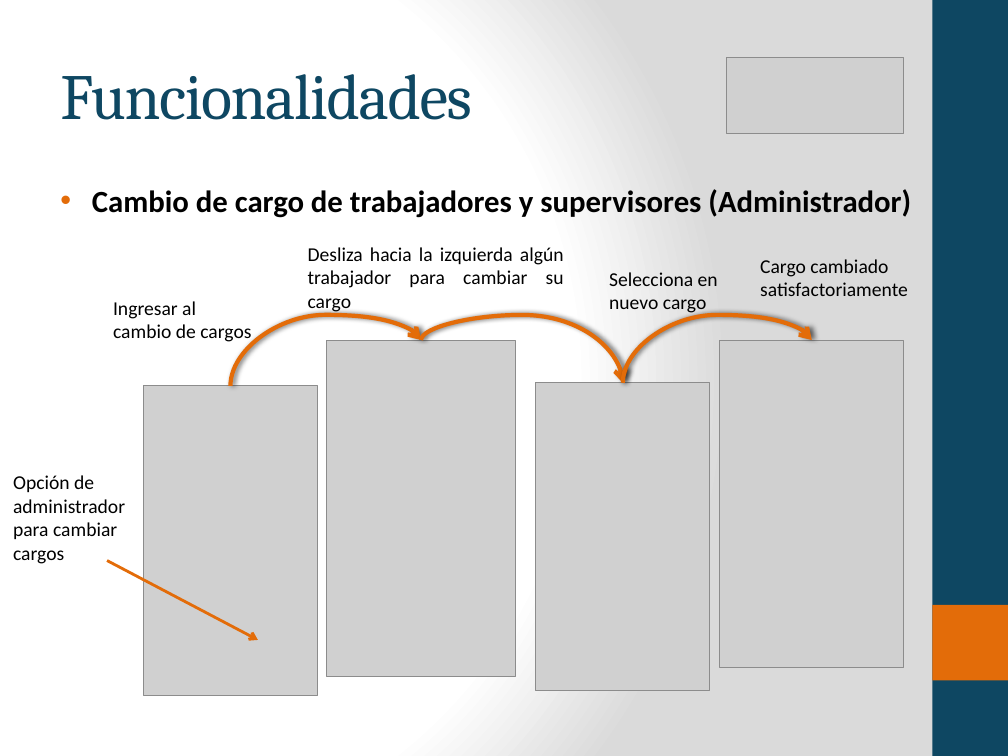
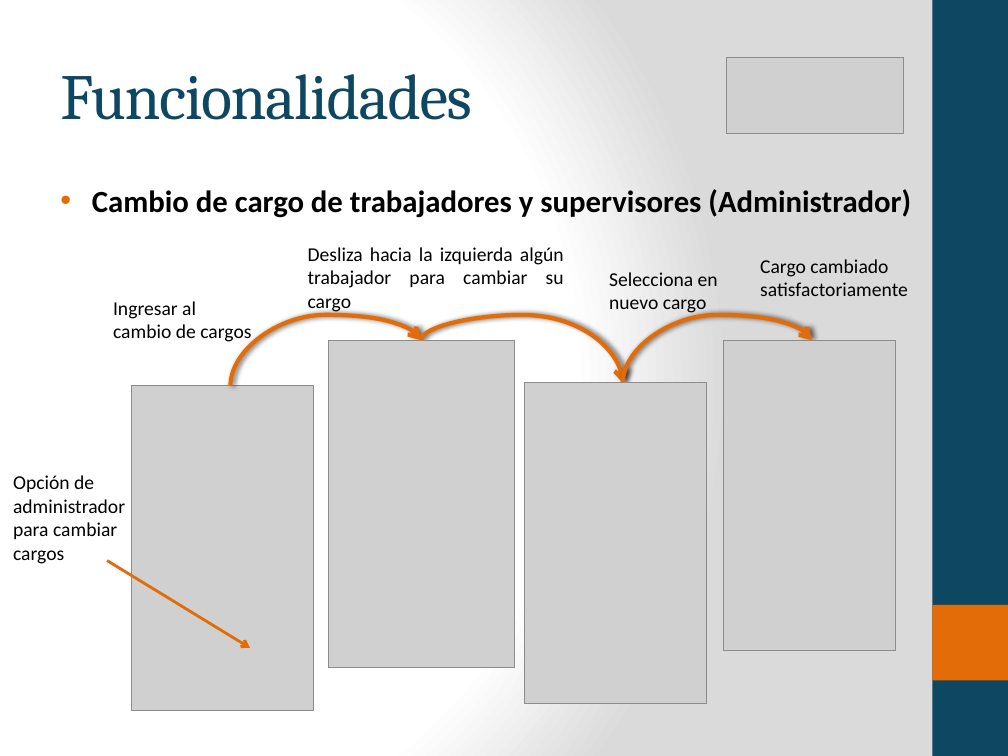
Before and after one commit to byfeedbackfan/feedbackfanApp, a slide deck: slide 17 of docs/presentacion/presentacion producto final Pasantias.pptx. Drawn at 1008x756 pixels with LibreOffice and Linux fonts; fonts in the diff are those of the drawing; grey boxes stand for pictures. Boxes give left, top, right and bottom in pixels: in the first picture for what was removed or moved away, otherwise in the second. Text is boxed around its words. In the diff, an @@ line names an element or a change of style, - is before the commit and + after.

```diff
--- a/docs/presentacion/presentacion producto final Pasantias.pptx
+++ b/docs/presentacion/presentacion producto final Pasantias.pptx
@@ picture: place and size @@
-picture at box(327, 340, 515, 676)
+picture at box(329, 340, 515, 667)
@@ picture: place and size @@
-picture at box(720, 340, 903, 667)
+picture at box(724, 340, 896, 650)
@@ picture: place and size @@
-picture at box(143, 386, 319, 696)
+picture at box(132, 386, 313, 711)
@@ picture: place and size @@
-picture at box(535, 383, 710, 690)
+picture at box(525, 383, 707, 704)
@@ arrow moved from (107, 560) - (258, 640) to (107, 560) - (250, 648) @@
```
Also in this commit, not shown: 7 other slides changed, 1 slide removed, 6 other files.
